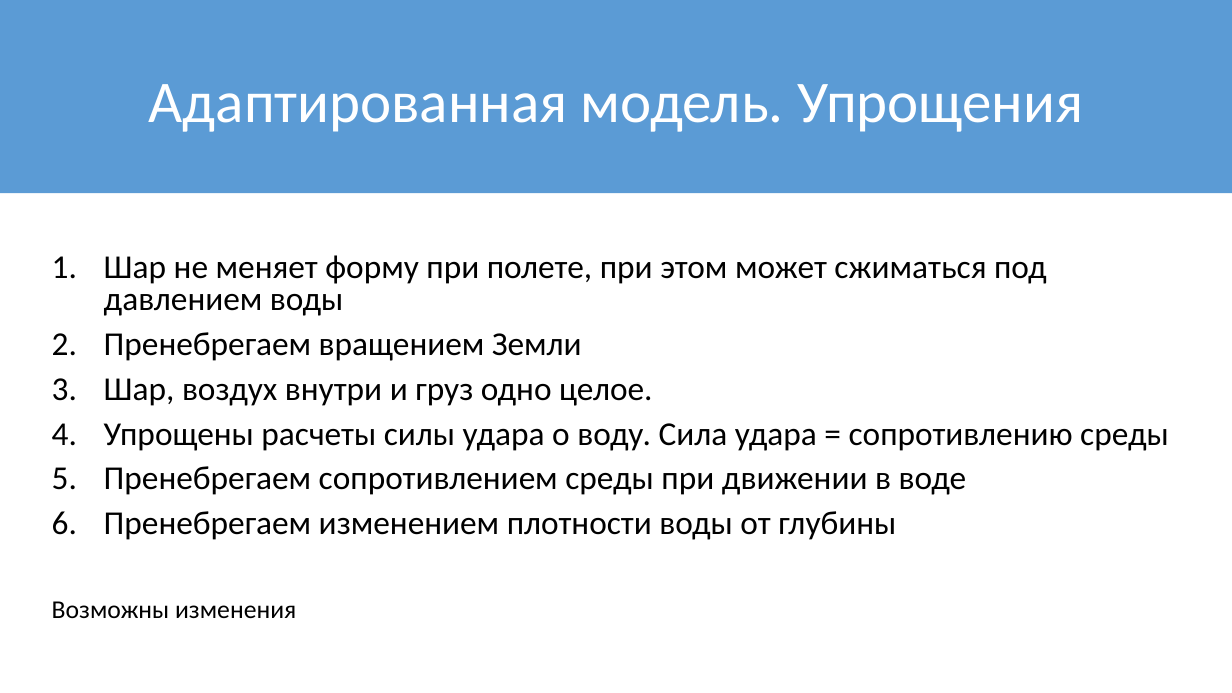
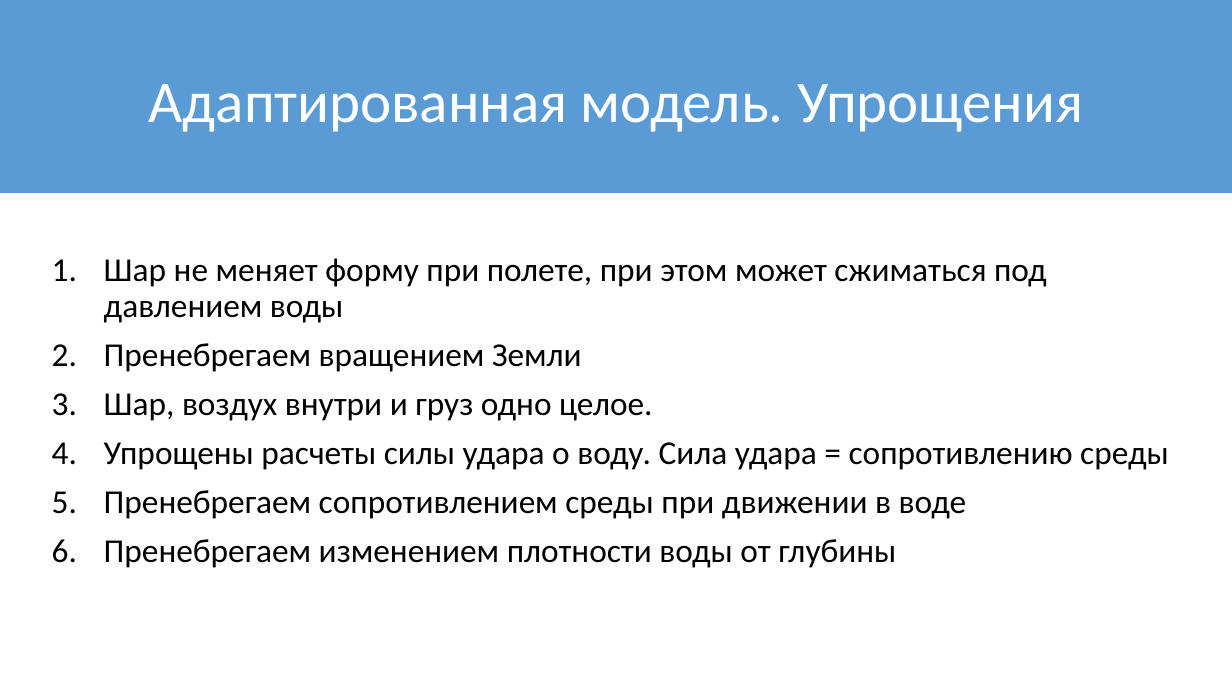
Before and after one commit to RobertArifulin/Falling_Ball, a slide deck: slide 7 of Презентация_Проекта2 2.pptx. Drawn at 1232x693 pixels with LibreOffice and Linux fonts; fonts in the diff are those of the drawing. Boxes give left, top, right and bottom in pixels: in the first picture for what was removed or moved away, otherwise in the second. Text is boxed around its words. In the diff, an @@ line names an element or a change of style, - is before the commit and + after.

```diff
--- a/Презентация_Проекта2 2.pptx
+++ b/Презентация_Проекта2 2.pptx
@@ text "Шар не меняет форму при ..." at (104, 258, 1169, 568): line spacing 0.8 to 0.9 @@
@@ text at (52, 601, 296, 618): paragraph removed @@
-Возможны изменения
```
Also in this commit, not shown: 1 other slide changed, 3 slides added, 3 slides removed, 5 other files.
